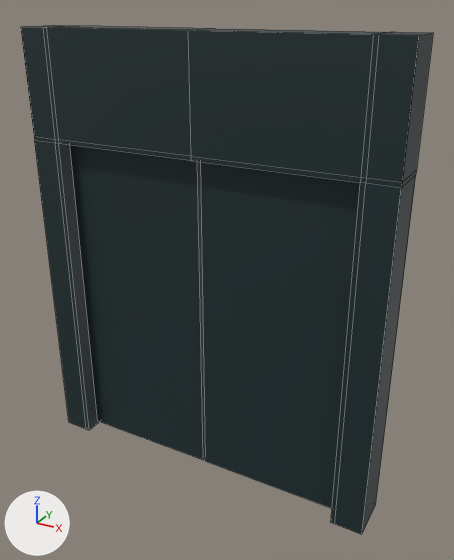
The FBX model Assets/Resources/gate.fbx, before and after one commit.
Before and after are seen from a 50 mm camera at (6.49, 37.62, 10.44) aimed at (0.42, 48.65, 4.92). Lighting does not change. The marker at lower left points along +X, +Y and +Z. Mesh edges are drawn as thin lines. Where no turn or scale is listed for an object, it has been applied to the vertices.

The first picture shows '立方体.001', '立方体.002', '立方体.003'.
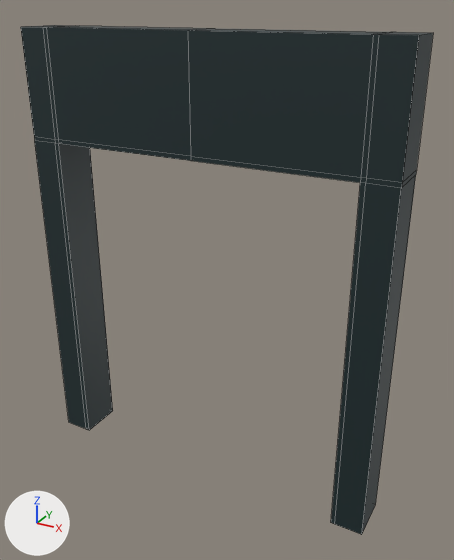
Where the newer file only moved an object's origin or applied its transform, the numbers keep the older frame.

Where the change shows, as pixel boxes [x1, y1, x2, y2] in the pictures (454 x 560 px):
'立方体.003', deleted
    before: [201, 162, 360, 508]
'立方体.002', deleted
    before: [70, 145, 206, 460]

What the commit changed:
Object '立方体.003' (ob_立方体_003) is deleted.
Object '立方体.002' (ob_立方体_002) is deleted.
